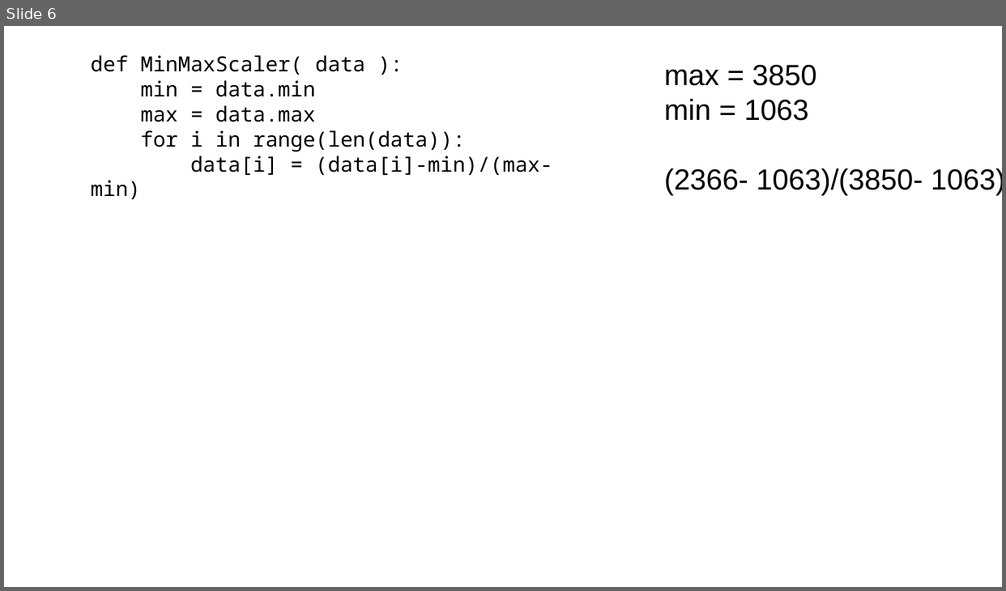
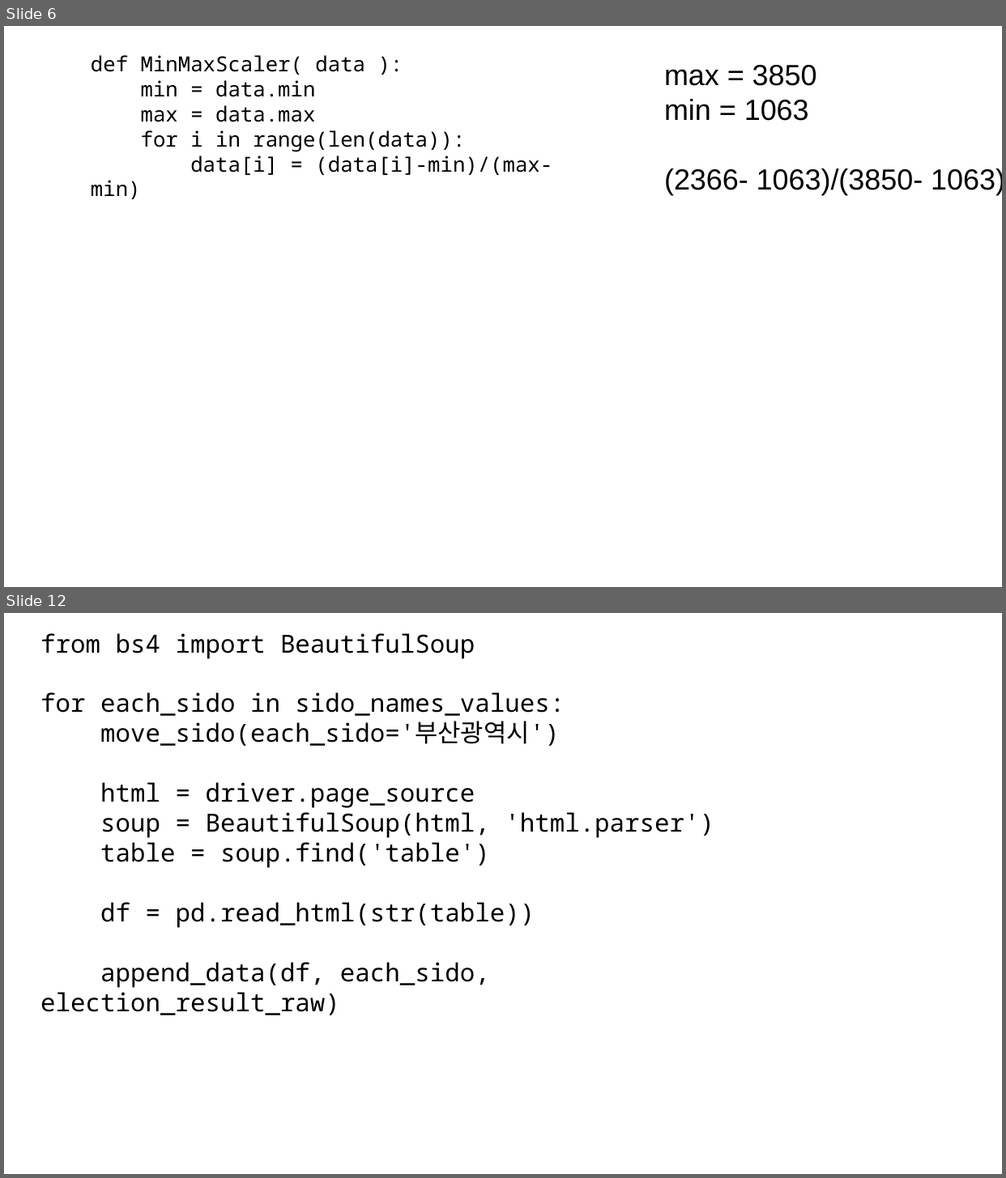
Before and after one commit to kjungmo/SBA2020_dataScience, a slide deck: 데이터분석.pptx. Shown one above the other, each under a label of ours: slide 6 before the commit, slides 6 and 12 after it; the slides between them are not shown. The pictures are 1006x591 and 1006x1178 pixels, drawn with LibreOffice and Linux fonts; fonts in the diff are those of the drawing. Boxes give left, top, right and bottom in pixels: in the first picture for what was removed or moved away, otherwise in the second. Text is boxed around its words. In the diff, an @@ line names an element or a change of style, - is before the commit and + after.

```diff
--- a/데이터분석.pptx
+++ b/데이터분석.pptx
@@ slide 12 added at <box>4,613,1002,1174</box>, background #FFFFFF @@
@@ text added at <box>40,633,714,988</box>, 24 pt, text #000000 @@
+from bs4 import BeautifulSoup
+for each_sido in sido_names_values:
+move_sido(each_sido='부산광역시')
+html = driver.page_source
+soup = BeautifulSoup(html, 'html.parser')
+table = soup.find('table')
+df = pd.read_html(str(table))
+append_data(df, each_sido, election_result_raw)
```
Also in this commit, not shown: 54 other slides added.
